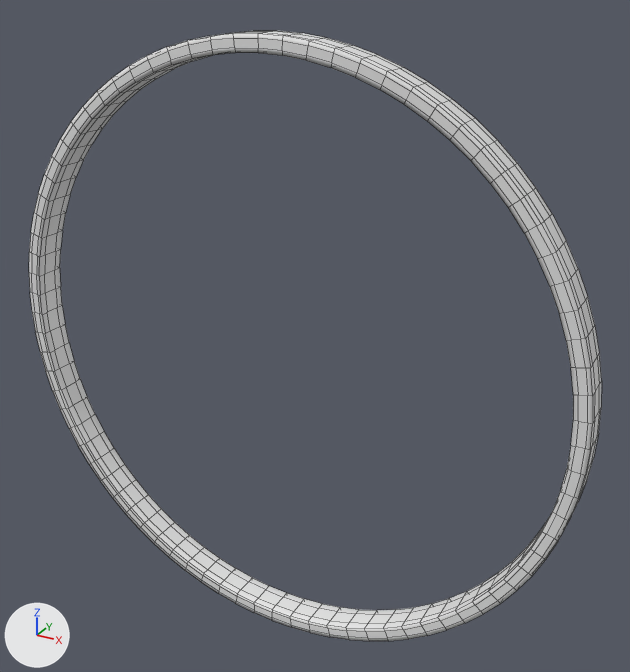
Renders of the OBJ model public/assets/geo/export/speed_indicator_ring.obj from each side of a commit.
One viewpoint serves both versions: a camera (50 mm lens) standing at (4.79, -7.75, 4.34) and looking at (0.35, 0.34, 0.29). Lighting does not change. The marker at lower left points along +X, +Y and +Z. Mesh edges are drawn as thin lines. Where no turn or scale is listed for an object, it has been applied to the vertices.

The first picture shows 'speed_indicator_ring'.
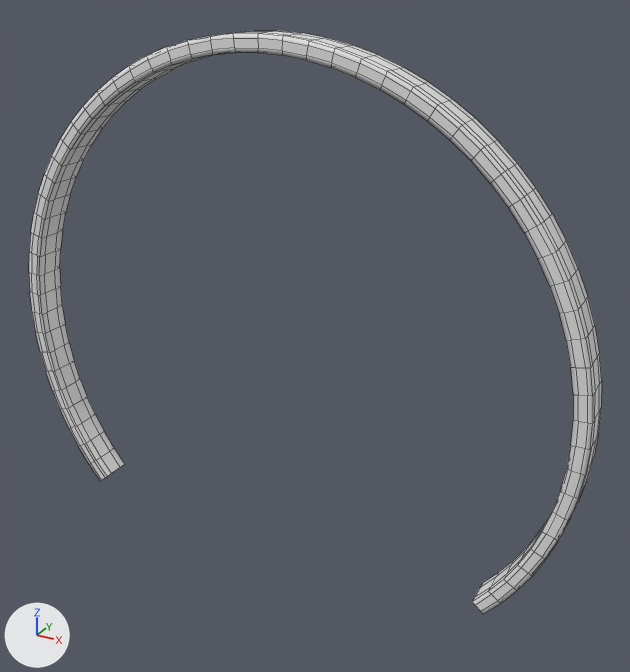
Pixel boxes [x1, y1, x2, y2] of what changed, in the pictures (630 x 672 px):
'speed_indicator_ring', reshaped: before [29, 31, 602, 641]; after [29, 31, 602, 614]
part 1 of me_speed_indicator_ring, deleted: before [100, 464, 483, 641]

What changed in the scene script:
```text
Change me_speed_indicator_ring:
    used by ob_speed_indicator_ring; location = (0.0, 0.0, 0.0)
    remove me_speed_indicator_ring.from_pydata(...)  # 960 vertices, 960 faces; spans x -3.62..3.62, y -0.18..0.18, z -3.62..3.62
    add me_speed_indicator_ring.from_pydata(...)  # 708 vertices, 696 faces; spans x -3.62..3.62, y -0.18..0.18, z -2.35..3.62
    me_speed_indicator_ring part 1
    252 vertices are removed from x -2.56..2.56, y -0.18..0.18, z -3.62..-2.43
    264 faces are deleted
```
